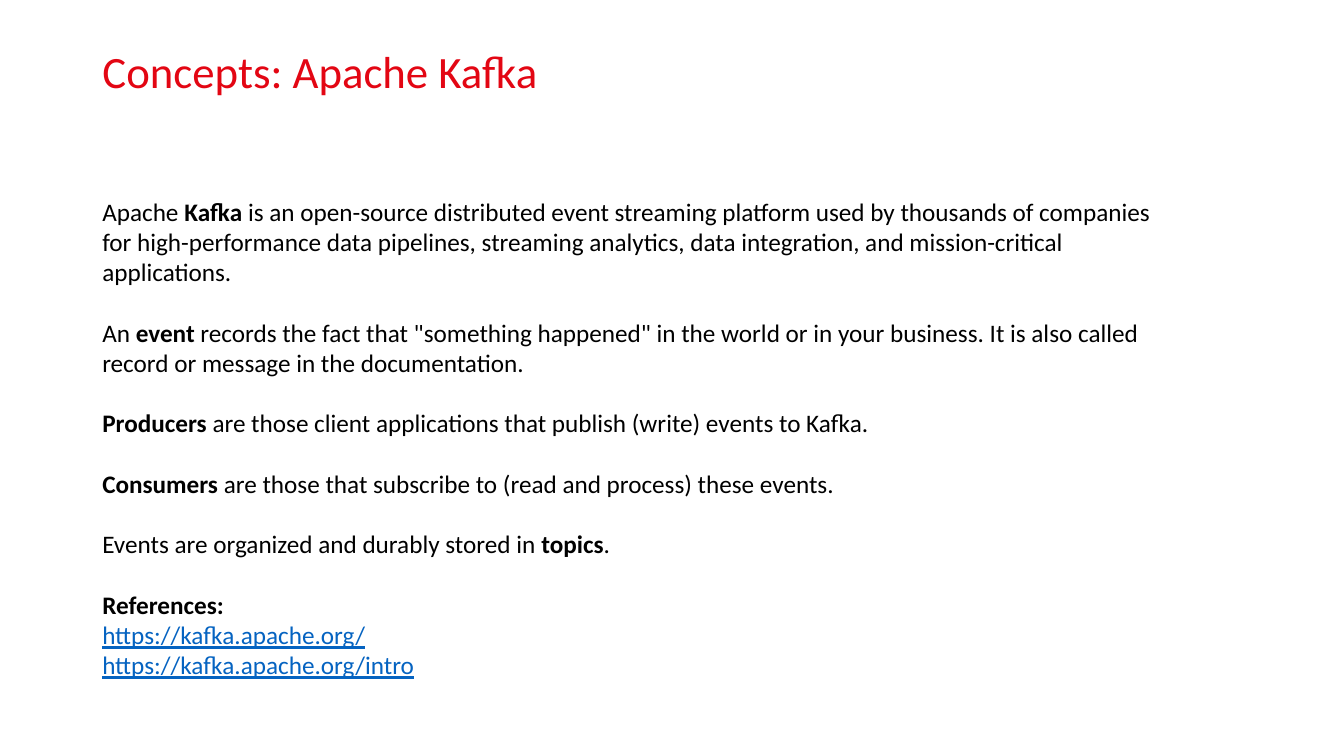
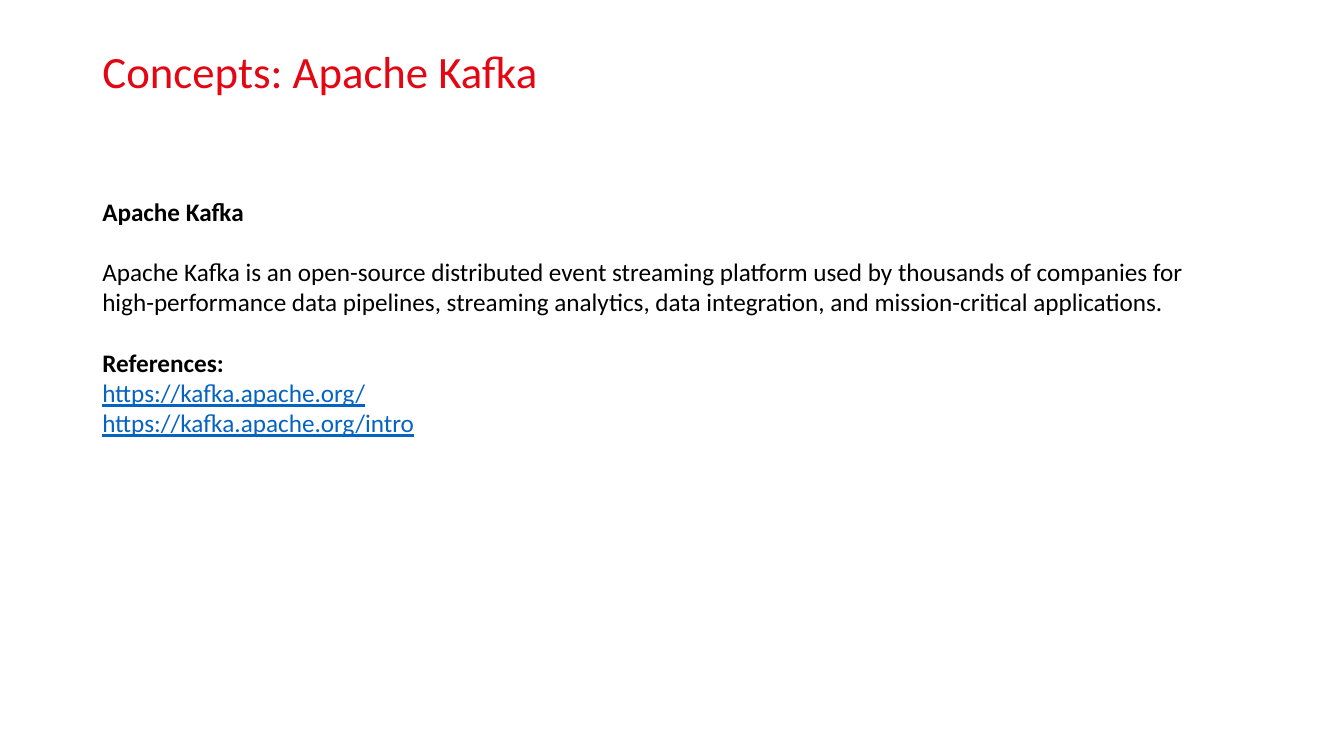
Before and after one commit to bao2902/logbasedcdc, a slide deck: slide 6 of LogBasedCDC.pptx (slide 12 before the commit). Drawn at 1344x756 pixels with LibreOffice and Linux fonts; fonts in the diff are those of the drawing; background and template pictures are left out. Boxes give left, top, right and bottom in pixels: in the first picture for what was removed or moved away, otherwise in the second. Text is boxed around its words. In the diff, an @@ line names an element or a change of style, - is before the commit and + after.

```diff
--- a/LogBasedCDC.pptx
+++ b/LogBasedCDC.pptx
@@ text at (102,203,244,225): paragraph added @@
+Apache Kafka
@@ text at (102,263,1182,316): bold off in "Kafka" @@
@@ text at (102,324,1138,558): paragraphs removed @@
-An event records the fact that "something happened" in the world or in your business. It is also called record or message in the documentation.
-Producers are those client applications that publish (write) events to Kafka.
-Consumers are those that subscribe to (read and process) these events.
-Events are organized and durably stored in topics.
```
Also in this commit, not shown: 7 other slides changed, 7 slides added, 10 slides removed, 2 other files.
